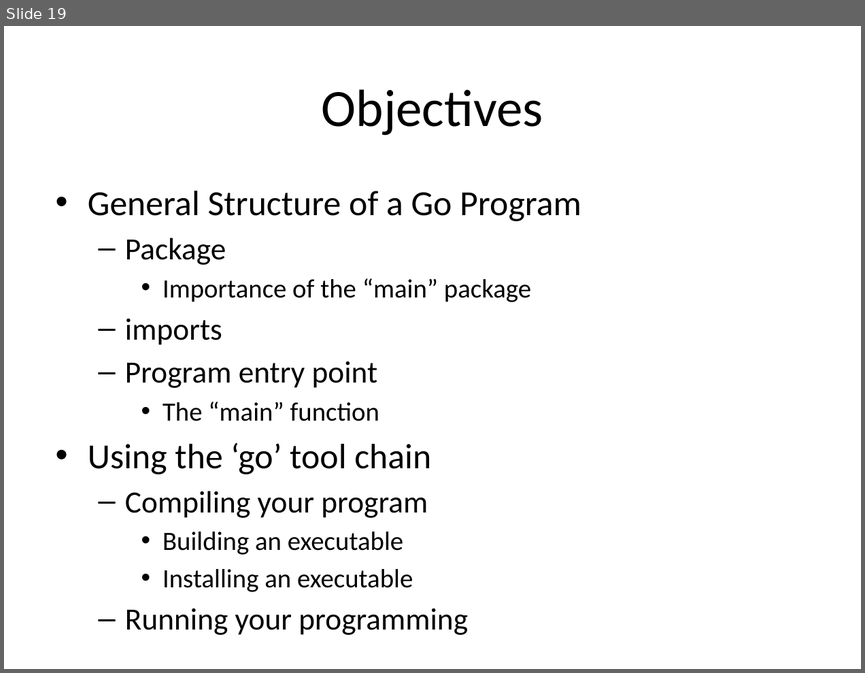
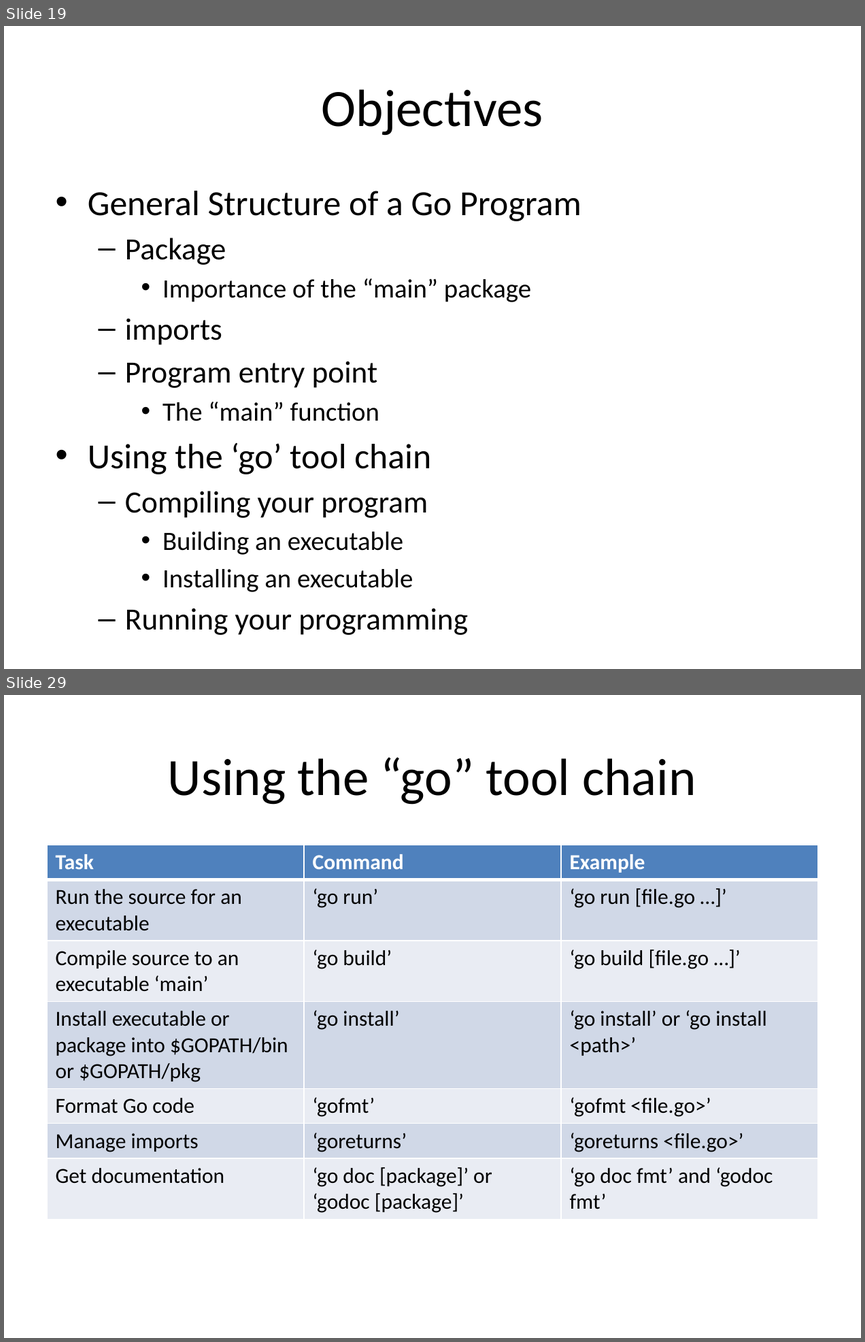
Before and after one commit to xiliax/go-lang-programming, a slide deck: doc/Go-Lang-Programming.pptx. Shown one above the other, each under a label of ours: slide 19 before the commit, slides 19 and 29 after it; the slides between them are not shown. The pictures are 865x673 and 865x1342 pixels, drawn with LibreOffice and Linux fonts; fonts in the diff are those of the drawing. Boxes give left, top, right and bottom in pixels: in the first picture for what was removed or moved away, otherwise in the second. Text is boxed around its words. In the diff, an @@ line names an element or a change of style, - is before the commit and + after.

```diff
--- a/doc/Go-Lang-Programming.pptx
+++ b/doc/Go-Lang-Programming.pptx
@@ slide 29 added at box(4, 695, 861, 1338), background #FFFFFF @@
@@ title added at box(168, 757, 696, 804), 44 pt, text #000000 @@
+Using the “go” tool chain
@@ table added at box(47, 845, 818, 1215), 7 rows, 3 columns @@
+Task | Command | Example
+Run the source for an executable | ‘go run’ | ‘go run [file.go …]’
+Compile source to an executable ‘main’ | ‘go build’ | ‘go build [file.go …]’
+Install executable or package into $GOPATH/bin or $GOPATH/pkg | ‘go install’ | ‘go install’ or ‘go install <path>’
+Format Go code | ‘gofmt’ | ‘gofmt <file.go>’
+Manage imports | ‘goreturns’ | ‘goreturns <file.go>’
+Get documentation | ‘go doc [package]’ or ‘godoc [package]’ | ‘go doc fmt’ and ‘godoc fmt’
```
Also in this commit, not shown: 3 slides changed, 40 other slides added, 48 other files.
